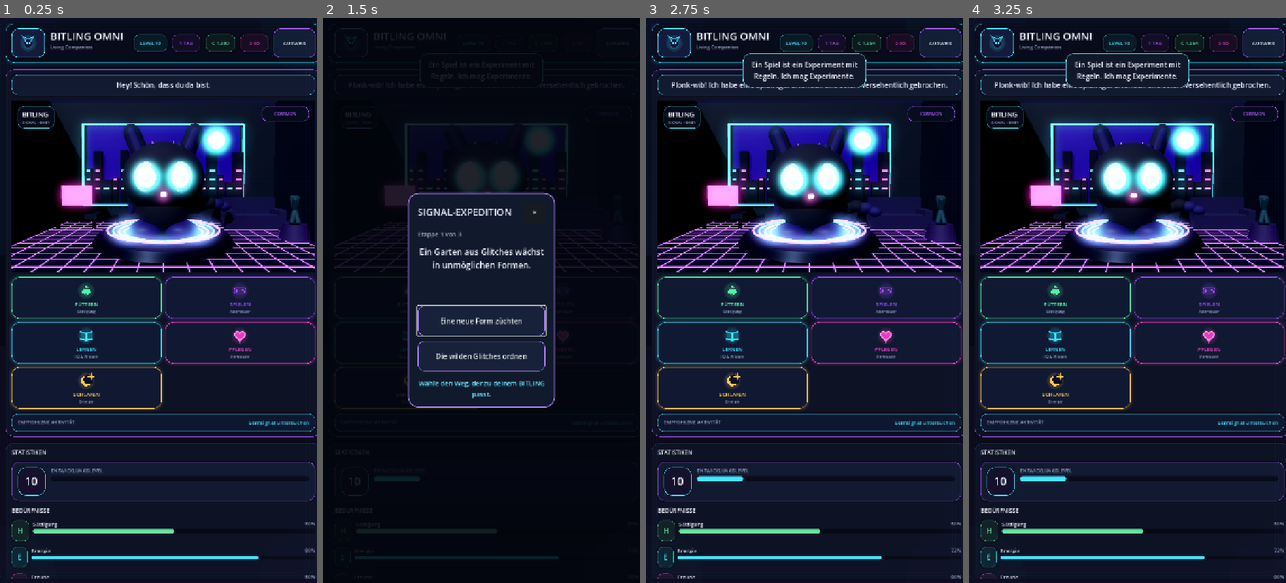
Above: before the commit, frames 1-4 (left to right).
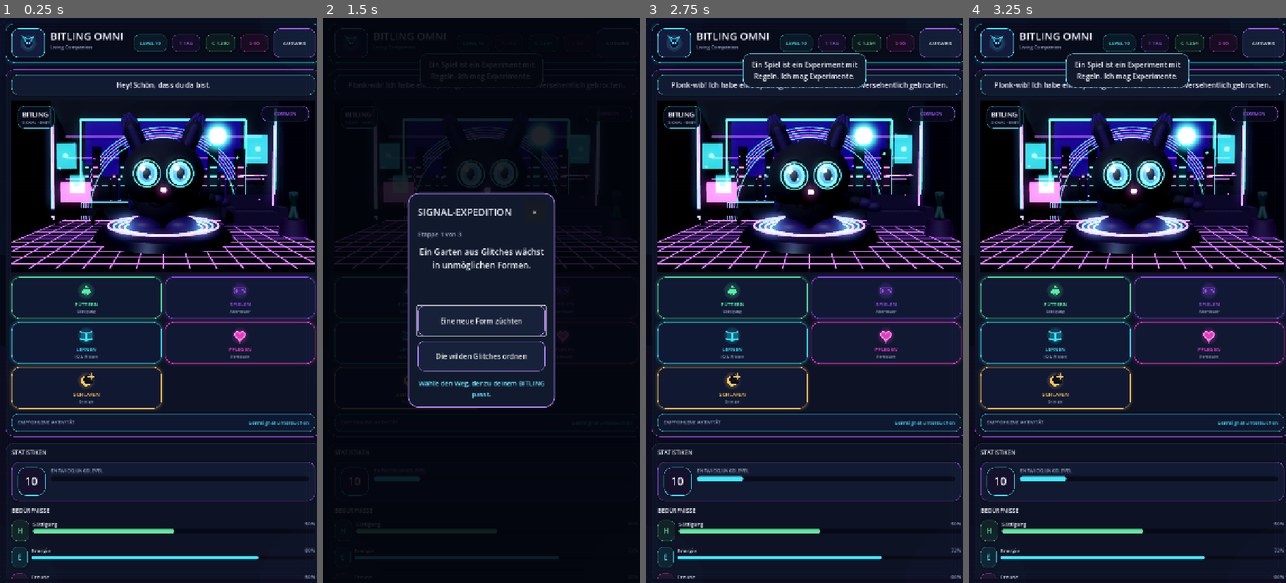
Above: after the commit, the same moments.

Repository: Cyberpunk2088/Bitling
Game: Godot game, scene res://main.tscn
Two runs of this game, one before a commit and one after it. Both use one fixed random seed, a clock stepped at 60 frames per second and the inputs below.
Inputs (mouse positions are in pixels of both pictures, inside the frame that each line leads up to):
- Up to frame 1 (0.25 s): no input
- Up to frame 2 (1.5 s): click (563, 300) at 0.5 s; click (563, 300) at 1.25 s
- Up to frame 3 (2.75 s): click "×" at 2 s
- Up to frame 4 (3.25 s): click "AUSWEIS" at 2.75 s

The runs differ from the first frame. In frame 1, 15% of the frame differs, in the area x 3-100%, y 14-45%; in frame 2, 3.0%; in frame 3, 15%; in frame 4, 15%.

Commit message:
Use refined METAFINAL visual director

Diff:
--- a/main.tscn
+++ b/main.tscn
@@ -6,7 +6,7 @@
 [ext_resource type="Script" path="res://scripts/ui/stage_identity_badge.gd" id="4_badge"]
 [ext_resource type="Script" path="res://scripts/ui/quest_localization_adapter.gd" id="5_quests"]
 [ext_resource type="Script" path="res://scripts/ui/stage_frame_budget.gd" id="6_budget"]
-[ext_resource type="Script" path="res://scripts/ui/metafinal_visual_director.gd" id="7_metafinal"]
+[ext_resource type="Script" path="res://scripts/ui/metafinal_visual_director_v2.gd" id="7_metafinal"]
 
 [node name="Main" type="Node"]
 script = ExtResource("1_dashboard")
